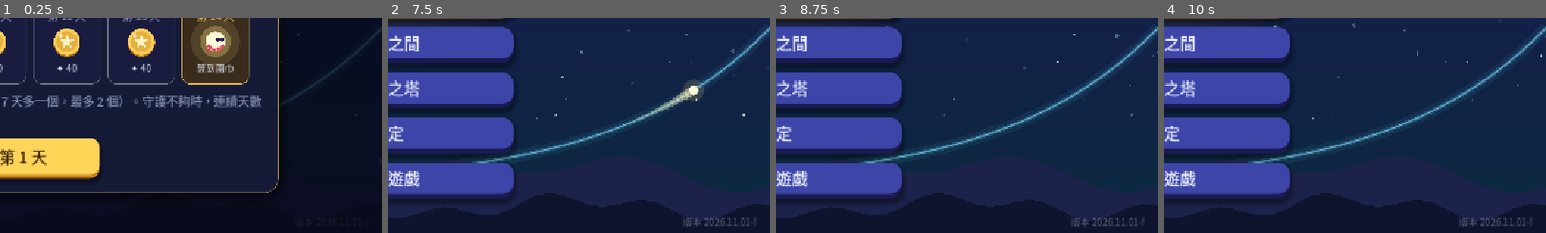
Above: before the commit, frames 1-4 (left to right).
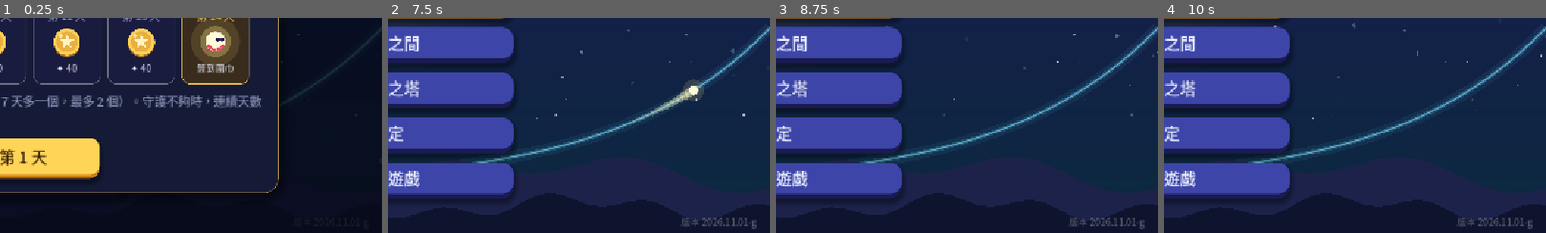
Above: after the commit, the same moments.

Repository: sam2068csie/light-spirit-journey
Game: Godot game, scene res://main_menu.tscn
The game is run twice, just before and just after one commit, with the same random seed, the same clock (stepped at 60 frames per second) and the same inputs.
Inputs (mouse positions are % of the whole screen's width and height, from its top left):
- Up to frame 1 (0.25 s): no input
- Up to frame 2 (7.5 s): click "開始冒險" at 0.5 s; click "開始冒險" at 1.25 s; click "修煉之間" at 2 s; click "終焉之塔" at 2.75 s; click "設定" at 3.5 s; click "離開遊戲" at 4.25 s; click "每日任務" at 5 s; click "光靈扭蛋" at 5.75 s; click "光靈衣櫃" at 6.5 s; click "✕" at 7.25 s
- Up to frame 3 (8.75 s): tap Enter at 8 s; drag from (50, 50) to (60, 28) at 8.02 s
- Up to frame 4 (10 s): drag from (30, 55) to (45, 70) at 8.77 s; move the mouse to (60, 28) at 9.52 s; hold Right from 9.53 s (still down); tap 9 at 9.6 s
The pictures show only the part of the screen within x 50-100%, y 50-100%; the shares and areas given below are measured in that part.

The runs differ from the first frame. In frame 2, 0.4% of the frame differs, in the area x 77-97%, y 92-99%; in frame 3, 0.4%; in frame 4, 0.4%.

Commit message:
G6 以切表弦：卡片與關卡加上 2θ 直角三角形示意圖 (BUILD 2026.11.01-g)
Co-Authored-By: Claude Opus 5.5 <noreply@anthropic.com>
Claude-Session: https://claude.ai/code/session_01RombajUyooAJ6yvir5uviP

Diff:
--- a/data/concept_deck.gd
+++ b/data/concept_deck.gd
@@ -1277,6 +1277,25 @@
 	##   "cone"  左邊是扇形、右邊是捲好的圓錐：扇形半徑 ↔ 斜高 ℓ（白）、弧長 ↔ 底圓周長（藍，一起閃）
 	func _draw_shape(font: Font, kind: String) -> void:
 		match kind:
+			"tantri":
+				# 以切表弦的直角三角形：底 1 − t²、高 2t、斜邊 1 + t²，左下角 2θ
+				var w := size.x
+				var h := _ph
+				var A := Vector2(w * 0.14, h * 0.78)
+				var B := Vector2(w * 0.74, h * 0.78)
+				var C := Vector2(w * 0.74, h * 0.22)
+				draw_colored_polygon(PackedVector2Array([A, B, C]), _col(UITheme.PINK, 0.85))
+				draw_polyline(PackedVector2Array([A, B, C, A]), _col(Color(1, 1, 1), 0.9), 2.0, true)
+				var q := 12.0
+				draw_polyline(PackedVector2Array([B + Vector2(-q, 0), B + Vector2(-q, -q), B + Vector2(0, -q)]), _col(Color(1, 1, 1), 0.8), 1.5)
+				var ang := (C - A).angle()
+				draw_arc(A, 34.0, ang, 0.0, 20, _col(UITheme.GOLD_LIGHT), 2.0, true)
+				var yl := _col(UITheme.GOLD_LIGHT)
+				var fz := UITheme.fs(17)
+				MathLabel.draw_on(self, font, A.x + 58.0, A.y - 8.0, "2θ", UITheme.fs(15), yl)
+				MathLabel.draw_on(self, font, (A.x + B.x) / 2.0, B.y + 26.0, "1 − t²", fz, yl)
+				MathLabel.draw_on(self, font, B.x + 30.0, (B.y + C.y) / 2.0 + 6.0, "2t", fz, yl)
+				MathLabel.draw_on(self, font, (A.x + C.x) / 2.0 - 22.0, (A.y + C.y) / 2.0 - 14.0, "1 + t²", fz, yl)
 			"cone":
 				var amber := UITheme.ORANGE
 				var cyan := UITheme.CYAN
--- a/data/concepts_trig.gd
+++ b/data/concepts_trig.gd
@@ -170,6 +170,7 @@
 					"why": "90° < θ/2 < 135°：第二象限，cos 是負的，所以 cos \\frac{θ}{2} = −√{\\frac{1 + cos θ}{2}}。", "hint": "先把範圍除以 2。"}},
 				{"title": "以切表弦", "tag": "技巧", "glyph": "tan",
 				 "formulas": ["t = tan θ：sin 2θ = ?{\\frac{2t}{1 + t²}}", "cos 2θ = ?{\\frac{1 − t²}{1 + t²}}"],
+				 "plot": {"shape": "tantri", "caption": "tan θ = t 時，2θ 的直角三角形"},
 				 "notes": ["二次齊次式同除以 ?{cos²θ}，變成 t 的二次方程式", "tan 的根與係數 → ?{tan(α + β)} → 再換成 sin 2θ、cos 2θ"],
 				 "check": {"q": "t = tan θ，下列哪一個正確？", "opts": ["sin 2θ = \\frac{2t}{1 + t²}", "sin 2θ = \\frac{2t}{1 − t²}", "cos 2θ = \\frac{1 + t²}{1 − t²}"], "a": 0,
 					"why": "sin 2θ、cos 2θ 的分母都是 1 + t²；分母 1 − t² 的是 tan 2θ。", "hint": "sin、cos 的分母一樣。"}},
--- a/data/game.gd
+++ b/data/game.gd
@@ -560,7 +560,7 @@
 
 const DQ := preload("daily_quests.gd")
 ## 版本號（主畫面右下角會顯示）：每次交給你新的檔案時更新，方便確認手機上裝的是不是最新版
-const BUILD := "2026.11.01-f"
+const BUILD := "2026.11.01-g"
 
 
 ## 讀取各單元的資料；舊存檔（還沒有單元的版本）的今日修煉、終焉之塔紀錄搬到「指數與對數」
--- a/data/level_trig4_tide.gd
+++ b/data/level_trig4_tide.gd
@@ -1328,6 +1328,12 @@
 			draw_line(Vector2(o2.x, rect.position.y + 6.0), Vector2(o2.x, rect.end.y - 6.0), Color(1, 1, 1, 0.3), 1.2)
 			MathLabel.draw_on(self, font, rect.end.x - 12.0, o2.y - 6.0, "x", UITheme.fs(12), dim)
 			MathLabel.draw_on(self, font, o2.x + 10.0, rect.position.y + 16.0, "y", UITheme.fs(12), dim)
+		# 塗色的多邊形（例如以切表弦的三角形）
+		if f.has("fill"):
+			var fp := PackedVector2Array()
+			for k in f.fill:
+				fp.append(P[k])
+			draw_colored_polygon(fp, Color(UITheme.PINK.r, UITheme.PINK.g, UITheme.PINK.b, 0.55))
 		# 圓弧
 		for ca in f.get("carcs", []):
 			var cc: Vector2 = P[ca[0]]
@@ -1357,7 +1363,7 @@
 				var nrm: Vector2 = Vector2(-(b - a).y, (b - a).x).normalized()
 				if nrm.dot(m - cen) < 0.0:
 					nrm = -nrm
-				MathLabel.draw_on(self, font, m.x + nrm.x * 14.0, m.y + nrm.y * 14.0 + 5.0, String(sg[2]), UITheme.fs(13), UITheme.CYAN_LIGHT)
+				MathLabel.draw_on(self, font, m.x + nrm.x * 14.0, m.y + nrm.y * 14.0 + 5.0 + maxf(nrm.y, 0.0) * 8.0, String(sg[2]), UITheme.fs(13), UITheme.CYAN_LIGHT)
 		# 直角記號
 		for rt in f.get("right", []):
 			var v2: Vector2 = P[rt[0]]
@@ -1367,6 +1373,8 @@
 		# 點與名稱
 		var hide: Array = f.get("hide", [])
 		for k in pts:
+			if k in f.get("ghost", []):     # 只用來撐開版面的點：不畫
+				continue
 			var q: Vector2 = P[k]
 			UITheme.dot(self, q, 3.5, UITheme.GOLD)
 			if k in hide:
--- a/data/trig6_bank.gd
+++ b/data/trig6_bank.gd
@@ -436,7 +436,12 @@
 					"2(−2) ÷ (1 + 4) = −4/5", "−4 ÷ 5。", T_TANREP),
 				_f("cos 2θ", "cos 2θ = (1 − t²) ÷ (1 + t²)。", "cos 2θ = [0]", ["-3/5"],
 					"(1 − 4) ÷ 5 = −3/5", "−3 ÷ 5。", T_TANREP),
-			 ]},
+			 ],
+				 "circles": [{"kind": "fig", "after": -1,
+					"pts": {"O": [0, 0], "A": [4, 0], "B": [4, 3], "Z": [4, -1]},
+					"segs": [["O", "A", "1 − t²"], ["A", "B", "2t"], ["O", "B", "1 + t²"]],
+					"fill": ["O", "A", "B"], "right": [["A", "O", "B"]], "angles": [["O", "A", "B", "2θ"]], "hide": ["O", "A", "B"], "ghost": ["Z"]}],
+			},
 			{"eq": "tan α、tan β 是 x² − 2x − 6 = 0 的兩根，\n求 cos 2(α + β)",
 			 "steps": [
 				_f("根與係數", "兩根的和是 −(−2)，積是 −6。", "tan α + tan β = [0]，tan α tan β = [1]", ["2", "-6"],
@@ -447,7 +452,12 @@
 					"t² = 4/49：1 − t² = 45/49，1 + t² = 53/49", "1 ∓ 4/49。", T_TANREP),
 				_f("cos 2(α + β)", "cos 2θ = (1 − t²) ÷ (1 + t²)。", "cos 2(α + β) = [0]", ["45/53"],
 					"(1 − 4/49) ÷ (1 + 4/49) = (45/49) ÷ (53/49) = 45/53", "分子 45/49、分母 53/49。", T_TANREP),
-			 ]},
+			 ],
+				 "circles": [{"kind": "fig", "after": -1,
+					"pts": {"O": [0, 0], "A": [4, 0], "B": [4, 3], "Z": [4, -1]},
+					"segs": [["O", "A", "1 − t²"], ["A", "B", "2t"], ["O", "B", "1 + t²"]],
+					"fill": ["O", "A", "B"], "right": [["A", "O", "B"]], "angles": [["O", "A", "B", "2θ"]], "hide": ["O", "A", "B"], "ghost": ["Z"]}],
+			},
 			{"eq": "tan θ = −5/12（90° < θ < 180°），\n求 sin 2θ + cos 2θ",
 			 "steps": [
 				_f("先算 t²", "t = −5/12，先算 1 + t²。", "1 + t² = [0]", ["169/144"], "t² = 25/144，1 + t² = 169/144", "1 + 25/144。", T_TANREP),
@@ -457,7 +467,12 @@
 					"(119/144) ÷ (169/144) = 119/169", "1 − 25/144 = 119/144。", T_TANREP),
 				_f("相加", "把 sin 2θ 和 cos 2θ 加起來。", "sin 2θ + cos 2θ = [0]", ["-1/169"],
 					"−120/169 + 119/169 = −1/169", "−120 + 119。", T_TANREP),
-			 ]},
+			 ],
+				 "circles": [{"kind": "fig", "after": -1,
+					"pts": {"O": [0, 0], "A": [4, 0], "B": [4, 3], "Z": [4, -1]},
+					"segs": [["O", "A", "1 − t²"], ["A", "B", "2t"], ["O", "B", "1 + t²"]],
+					"fill": ["O", "A", "B"], "right": [["A", "O", "B"]], "angles": [["O", "A", "B", "2θ"]], "hide": ["O", "A", "B"], "ghost": ["Z"]}],
+			},
 		 ]},
 
 		{"id": "prod", "chapter": 2, "type": "forge", "title": "連乘積",
